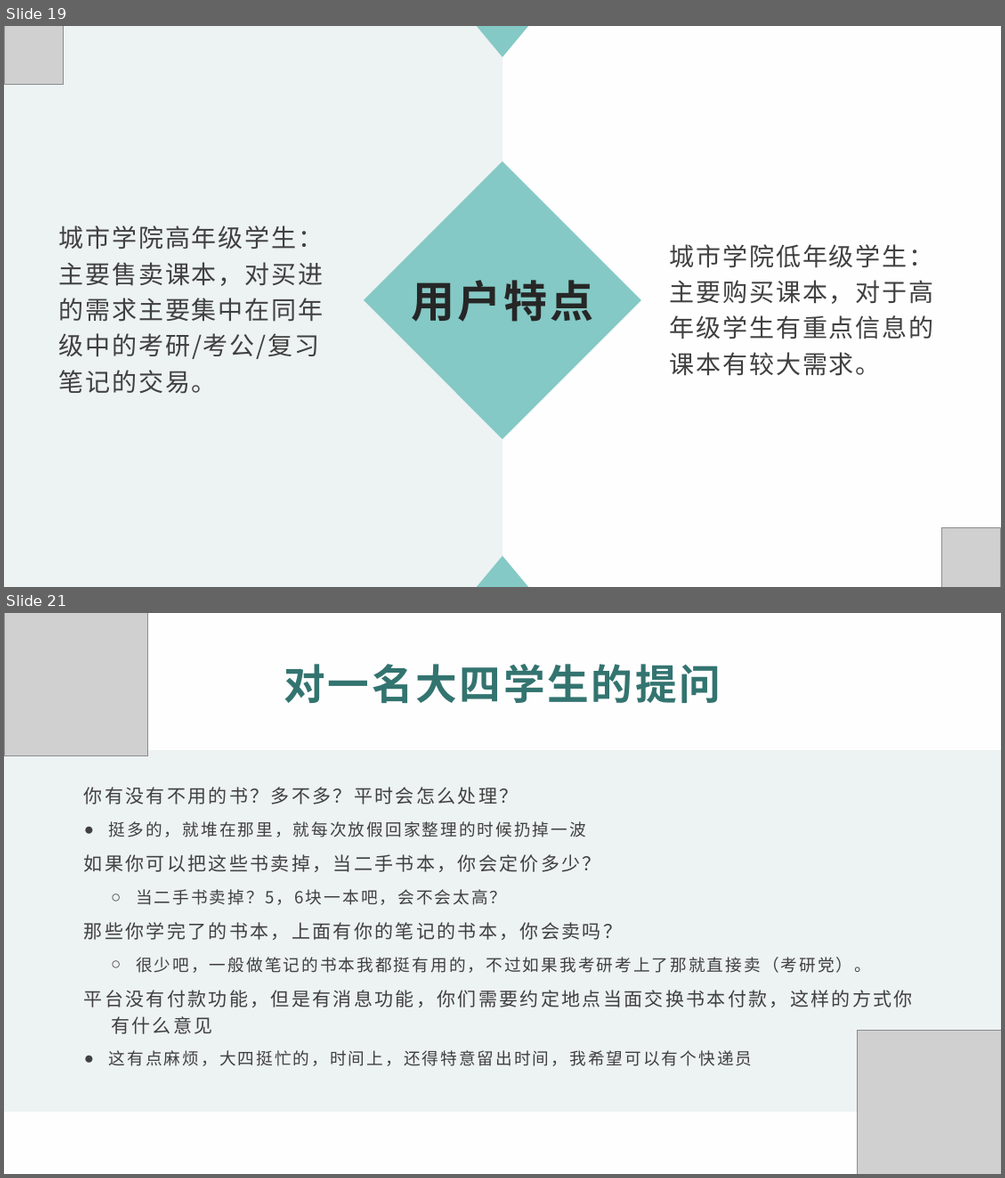
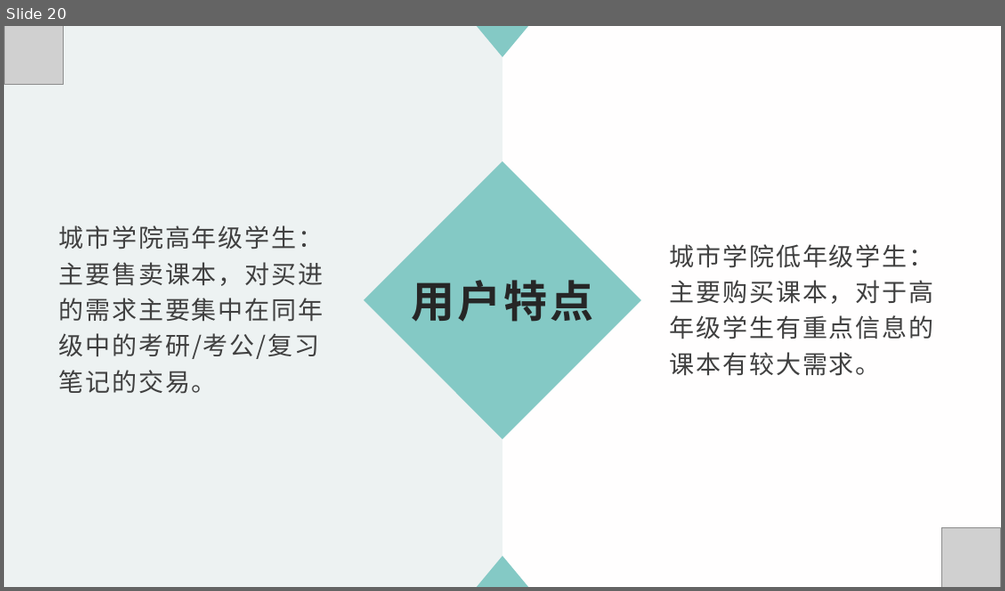
Before and after one commit to xlisses/ruang, a slide deck: Requirement_Statements/需求分析.pptx. Shown one above the other, each under a label of ours: slides 19 and 21 before the commit, slide 20 after it; the slides between them are not shown. The pictures are 1005x1178 and 1005x591 pixels, drawn with LibreOffice and Linux fonts; fonts in the diff are those of the drawing; grey boxes stand for pictures. Boxes give left, top, right and bottom in pixels: in the first picture for what was removed or moved away, otherwise in the second. Text is boxed around its words. In the diff, an @@ line names an element or a change of style, - is before the commit and + after.

```diff
--- a/Requirement_Statements/需求分析.pptx
+++ b/Requirement_Statements/需求分析.pptx
@@ slide 21 removed at box(4, 613, 1001, 1174), background #FFFEFE @@
@@ picture removed at box(4, 613, 147, 755) @@
@@ text removed at box(283, 664, 720, 703) @@
-对一名大四学生的提问
@@ rectangle removed at box(4, 750, 1001, 1111) @@
@@ text removed at box(84, 787, 913, 1066) @@
-1. 你有没有不用的书？多不多？平时会怎么处理？
-    ● 挺多的，就堆在那里，就每次放假回家整理的时候扔掉一波
-2. 如果你可以把这些书卖掉，当二手书本，你会定价多少？
-  ○ 当二手书卖掉？5，6块一本吧，会不会太高？
-3. 那些你学完了的书本，上面有你的笔记的书本，你会卖吗？
-  ○ 很少吧，一般做笔记的书本我都挺有用的，不过如果我考研考上了那就直接卖（考研党）。
-4. 平台没有付款功能，但是有消息功能，你们需要约定地点当面交换书本付款，这样的方式你有什么意见
-    ● 这有点麻烦，大四挺忙的，时间上，还得特意留出时间，我希望可以有个快递员
@@ picture removed at box(858, 1030, 1001, 1174) @@
@@ what was slide 19 is now slide 20 @@
```
Also in this commit, not shown: 2 slides changed, 1 slide added, 1 other slide removed, 1 other file.
